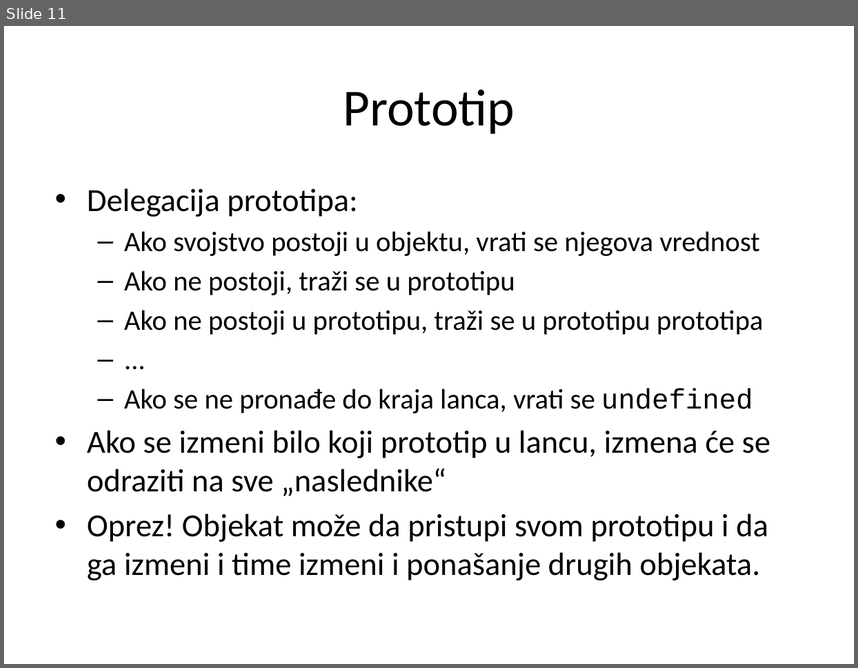
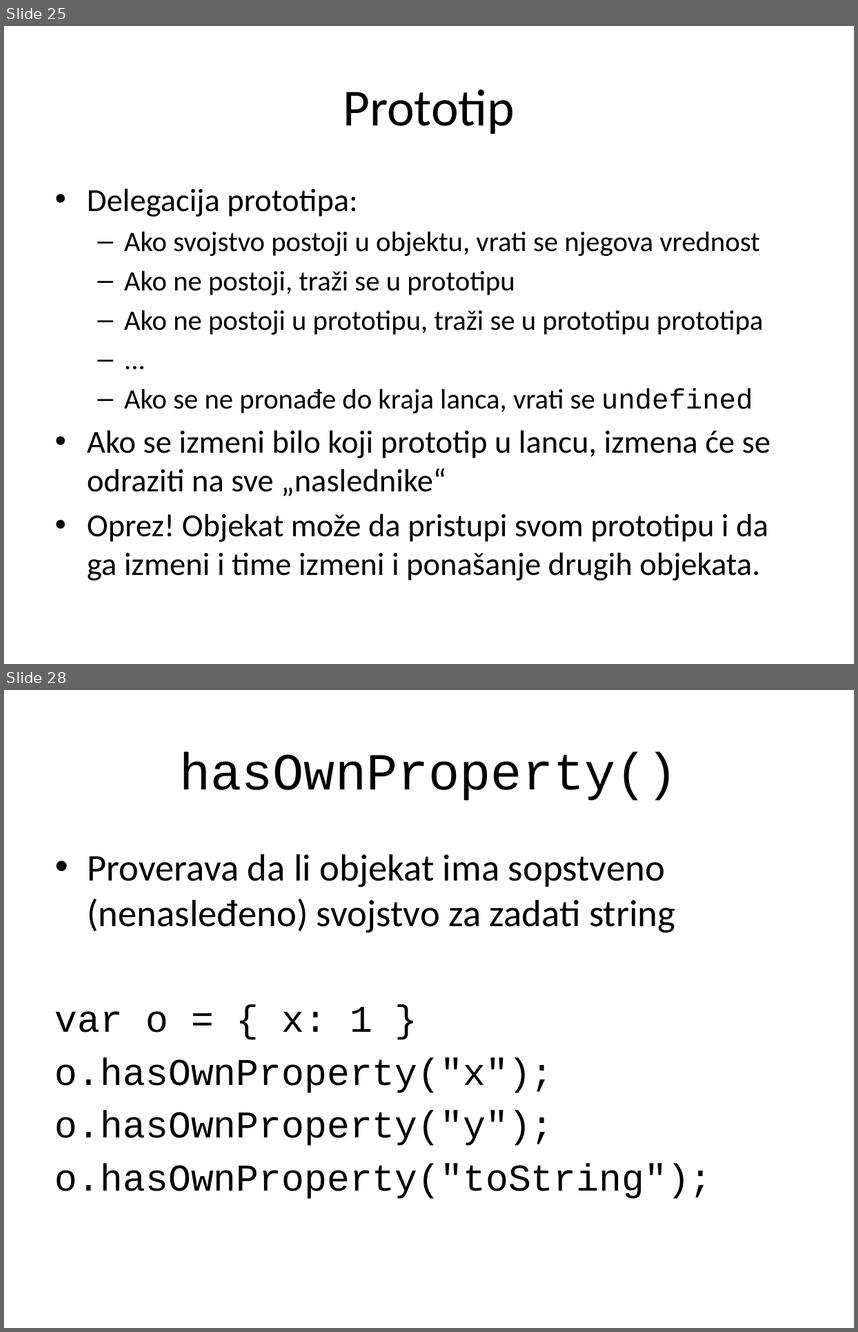
Before and after one commit to StefanAndjelic/2016, a slide deck: JavaScript/01_Objekti/JavaScript_01_Objekti.pptx. Shown one above the other, each under a label of ours: slide 11 before the commit, slides 25 and 28 after it; the slides between them are not shown. The pictures are 858x668 and 858x1332 pixels, drawn with LibreOffice and Linux fonts; fonts in the diff are those of the drawing. Boxes give left, top, right and bottom in pixels: in the first picture for what was removed or moved away, otherwise in the second. Text is boxed around its words. In the diff, an @@ line names an element or a change of style, - is before the commit and + after.

```diff
--- a/JavaScript/01_Objekti/JavaScript_01_Objekti.pptx
+++ b/JavaScript/01_Objekti/JavaScript_01_Objekti.pptx
@@ slide 28 added at (4, 690, 854, 1328), background #FFFFFF @@
@@ title added at (179, 751, 678, 800), 44 pt, text #000000 @@
+hasOwnProperty()
@@ text added at (55, 854, 713, 1199), 32 pt, text #000000 @@
+• Proverava da li objekat ima sopstveno (nenasleđeno) svojstvo za zadati string
+var o = { x: 1 }
+o.hasOwnProperty("x");
+o.hasOwnProperty("y");
+o.hasOwnProperty("toString");
@@ what was slide 11 is now slide 25 @@
```
Also in this commit, not shown: 5 slides changed, 24 other slides added, 1 slide removed, 2 other files.
